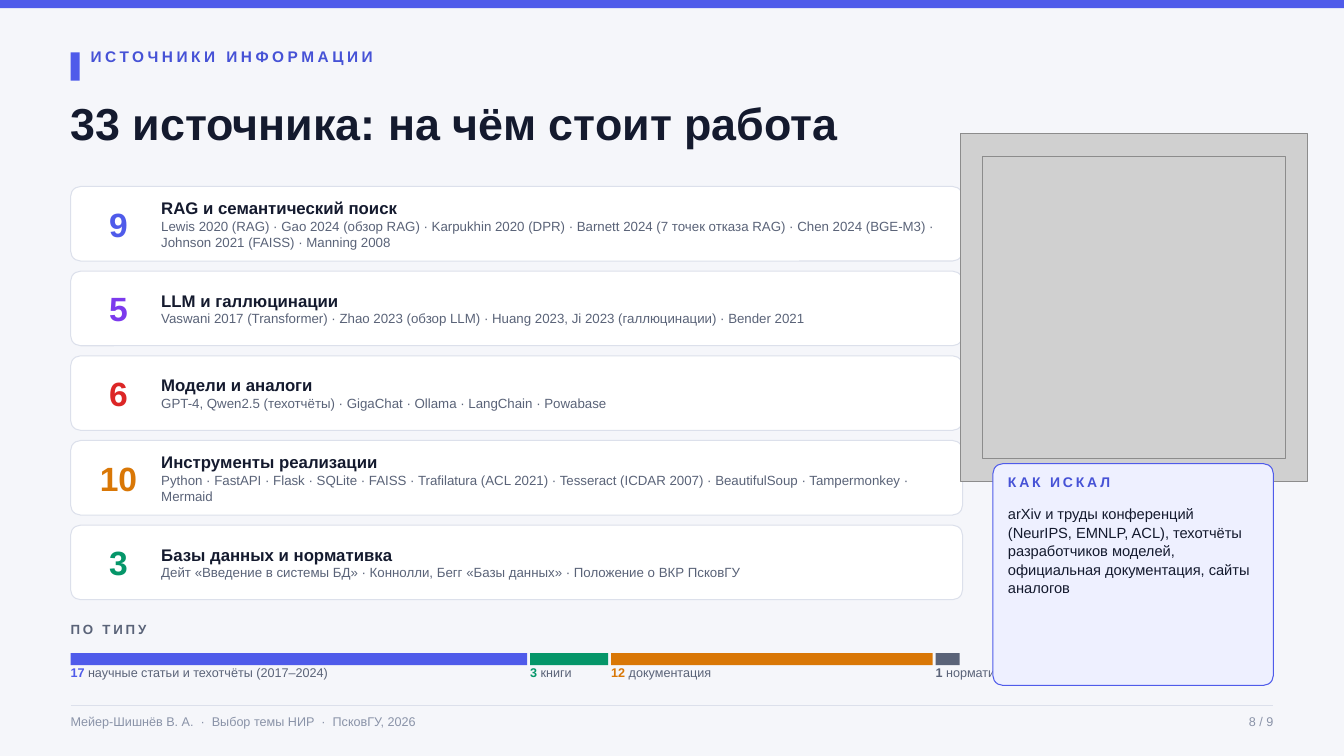
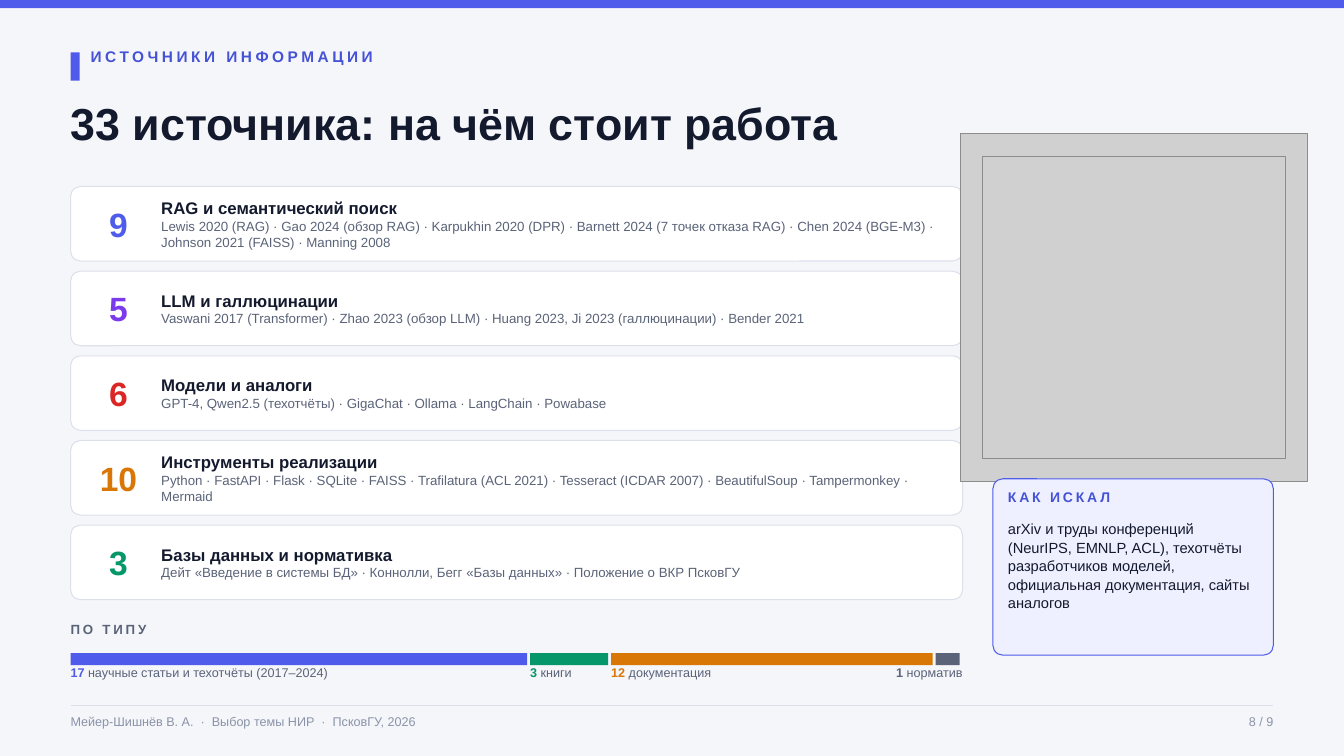
Before and after one commit to overbaffe1/omgGame, a slide deck: slide 8 of exports/vkr-nir-vybor-temy.pptx. Drawn at 1344x756 pixels with LibreOffice and Linux fonts; fonts in the diff are those of the drawing; grey boxes stand for pictures; background and template pictures are left out. Boxes give left, top, right and bottom in pixels: in the first picture for what was removed or moved away, otherwise in the second. Text is boxed around its words. In the diff, an @@ line names an element or a change of style, - is before the commit and + after.

Commit message:
vkr-nir: 'Выбор темы НИР' deck — layout fixes, preview, README

```diff
--- a/exports/vkr-nir-vybor-temy.pptx
+++ b/exports/vkr-nir-vybor-temy.pptx
@@ rounded rectangle: place and size @@
-rounded rectangle at <box>993,464,1273,686</box>
+rounded rectangle at <box>993,479,1273,655</box>
@@ rounded rectangle at <box>993,479,1273,655</box>: proportions changed @@
@@ text "КАК ИСКАЛ": place and size @@
-text "КАК ИСКАЛ" at <box>1008,477,1110,487</box>
+text "КАК ИСКАЛ" at <box>1008,492,1110,502</box>
@@ text "arXiv и труды конференций (NeurIPS, ...": place and size @@
-text "arXiv и труды конференций (NeurIPS, ..." at <box>1008,508,1250,593</box>
+text "arXiv и труды конференций (NeurIPS, ..." at <box>1008,523,1250,608</box>
@@ text "1 норматив": place and size @@
-text "1 норматив" at <box>936,667,1002,680</box>
+text "1 норматив" at <box>896,668,963,680</box>
@@ text "1 норматив" at <box>896,668,963,680</box>: alignment left to right @@
```
Also in this commit, not shown: 1 other slide changed, 7 other files.
